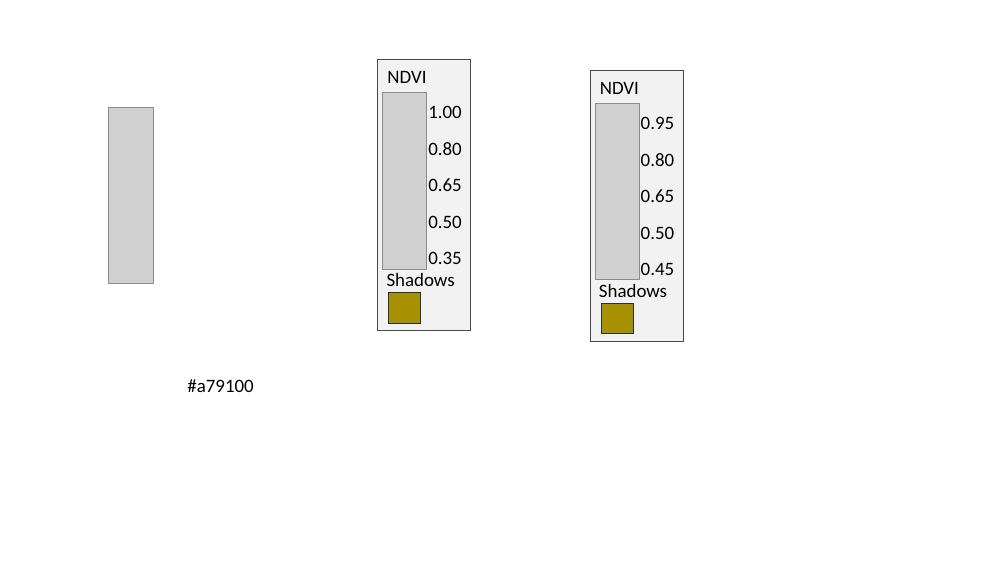
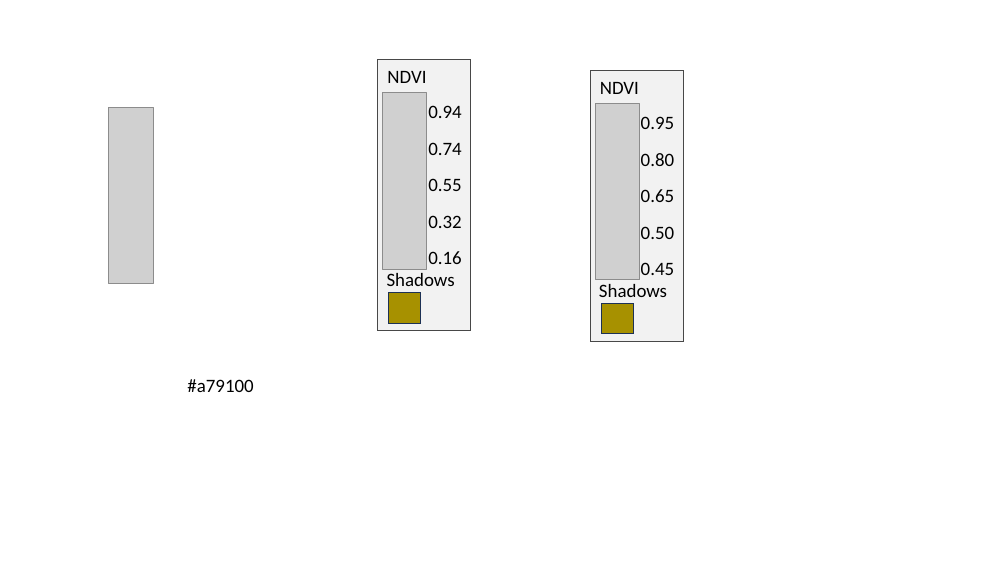
Before and after one commit to GeospatialCentroid/csu_taps, a slide deck: slide 1 of qgis/generateLegend.pptx. Drawn at 1008x567 pixels with LibreOffice and Linux fonts; fonts in the diff are those of the drawing; grey boxes stand for pictures. Boxes give left, top, right and bottom in pixels: in the first picture for what was removed or moved away, otherwise in the second. Text is boxed around its words. In the diff, an @@ line names an element or a change of style, - is before the commit and + after.

```diff
--- a/qgis/generateLegend.pptx
+++ b/qgis/generateLegend.pptx
@@ text at bbox=[428, 105, 461, 118]: text changed @@
-1.00
+0.94
@@ text at bbox=[428, 142, 461, 155]: text changed @@
-0.80
+0.74
@@ text at bbox=[428, 178, 461, 191]: text changed @@
-0.65
+0.55
@@ text at bbox=[428, 215, 461, 228]: text changed @@
-0.50
+0.32
@@ text at bbox=[428, 251, 461, 264]: text changed @@
-0.35
+0.16
```
Also in this commit, not shown: 9 other files.
